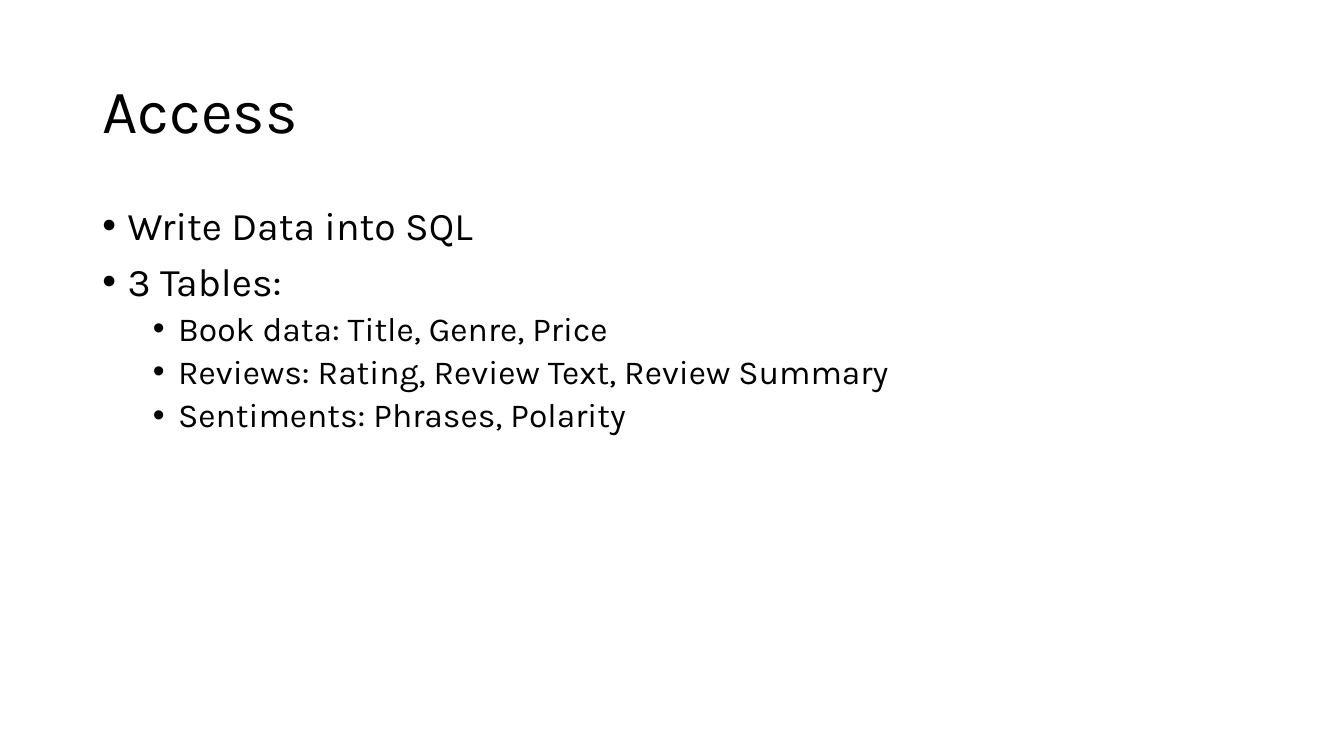
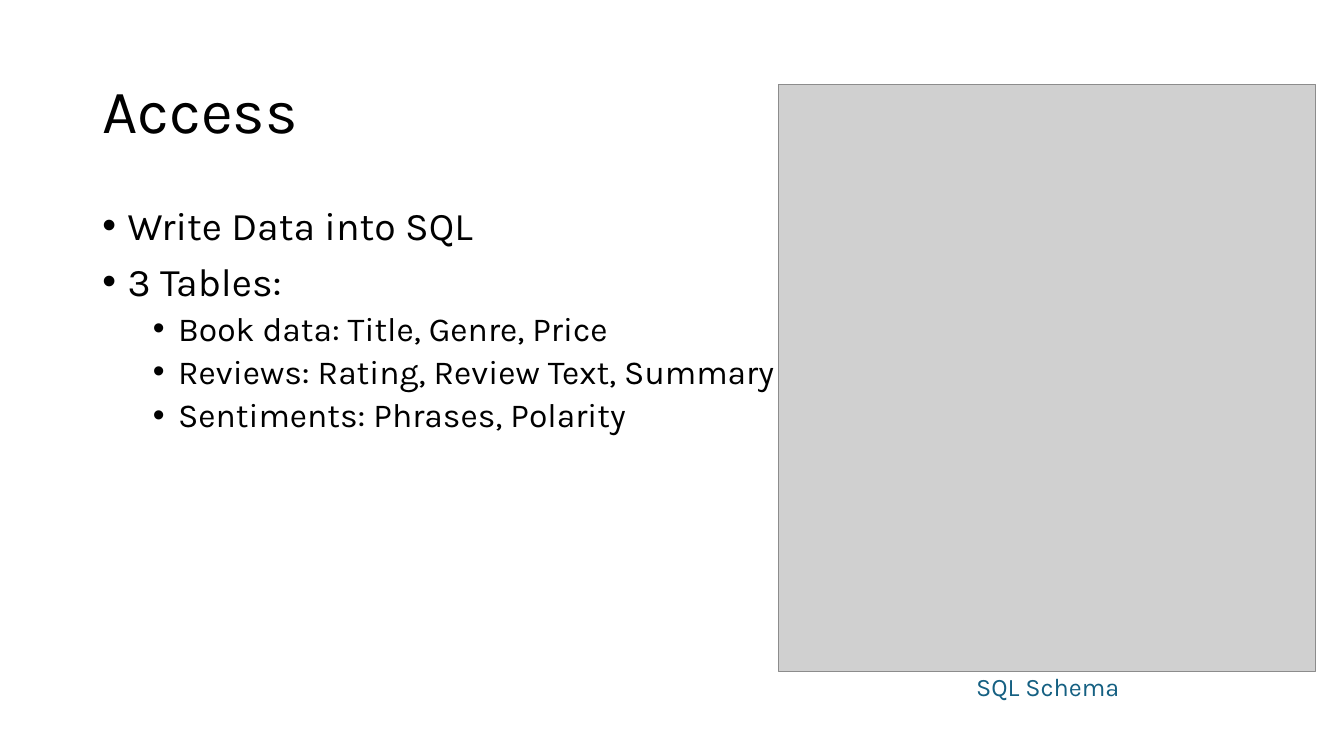
Before and after one commit to Bort1900/text-tech, a slide deck: slide 6 of Book Reviewscope.odp. Drawn at 1344x756 pixels with LibreOffice and Linux fonts; fonts in the diff are those of the drawing; grey boxes stand for pictures. Boxes give left, top, right and bottom in pixels: in the first picture for what was removed or moved away, otherwise in the second. Text is boxed around its words. In the diff, an @@ line names an element or a change of style, - is before the commit and + after.

```diff
--- a/Book Reviewscope.odp
+++ b/Book Reviewscope.odp
@@ picture added at (778,85,1316,671) @@
@@ text at (178,361,774,393): text changed @@
-  • Reviews: Rating, Review Text, Review Summary
+  • Reviews: Rating, Review Text, Summary
@@ text added at (976,678,1119,700), 18 pt, text #156082 @@
+SQL Schema
```
Also in this commit, not shown: 2 other slides changed, 2 slides added, 1 slide removed.
